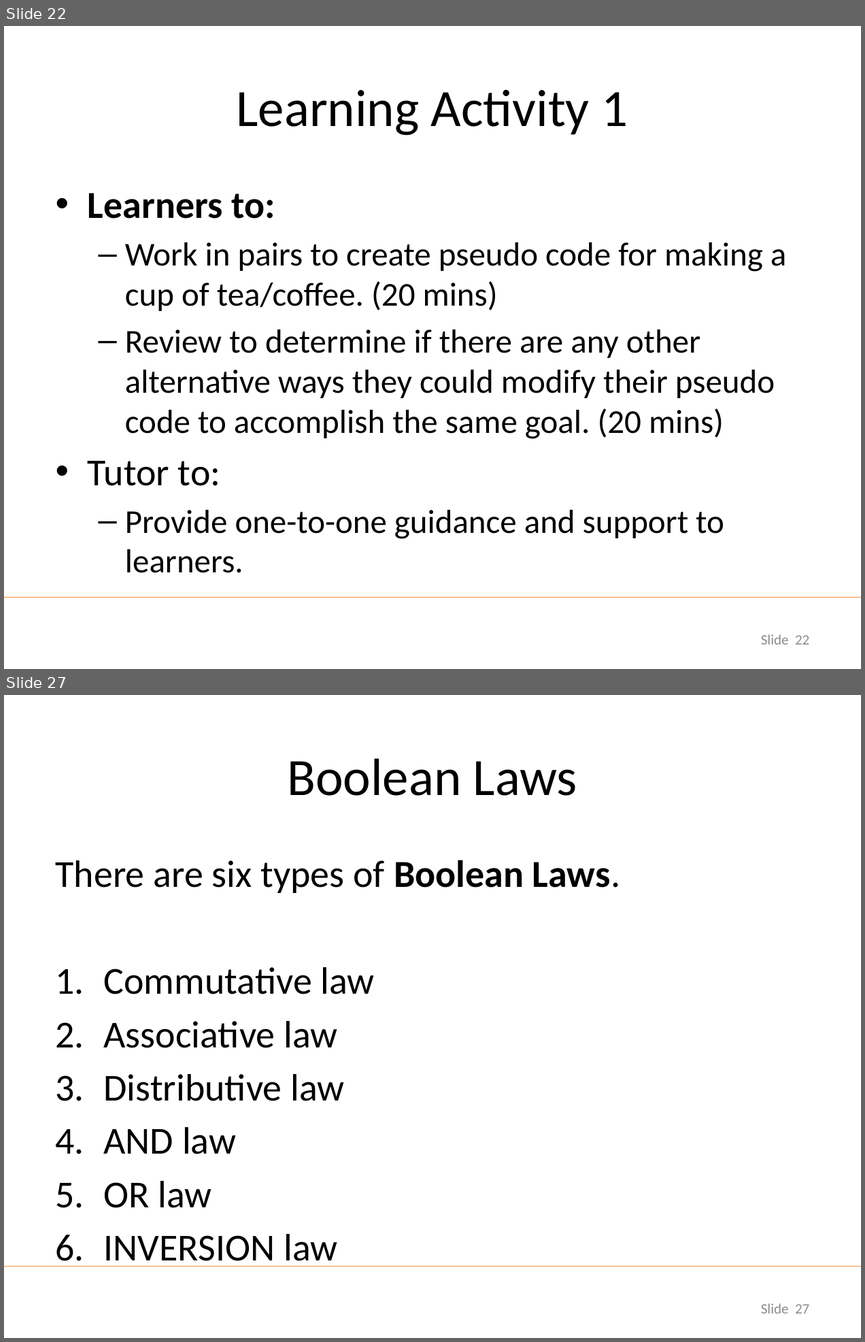
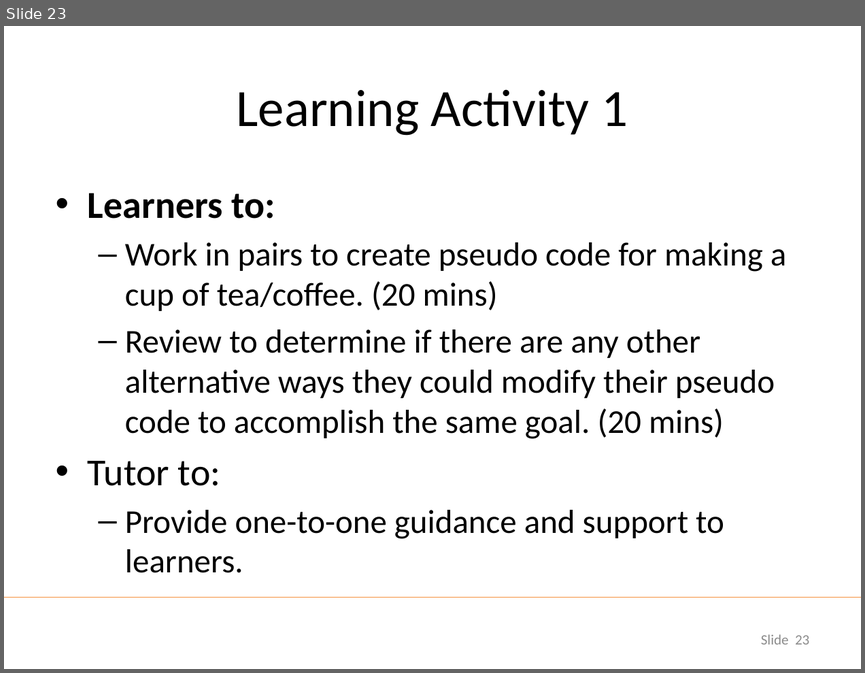
Before and after one commit to udohsolomon/lecture_slide_programming, a slide deck: week_1/Week 1 Day 1.pptx. Shown one above the other, each under a label of ours: slides 22 and 27 before the commit, slide 23 after it; the slides between them are not shown. The pictures are 865x1342 and 865x673 pixels, drawn with LibreOffice and Linux fonts; fonts in the diff are those of the drawing; background and template pictures are left out. Boxes give left, top, right and bottom in pixels: in the first picture for what was removed or moved away, otherwise in the second. Text is boxed around its words. In the diff, an @@ line names an element or a change of style, - is before the commit and + after.

```diff
--- a/week_1/Week 1 Day 1.pptx
+++ b/week_1/Week 1 Day 1.pptx
@@ slide 27 removed at (4, 695, 861, 1338), background picture (left out); not listed: 1 template element that a slide beside it also shows @@
@@ title removed at (287, 758, 577, 796) @@
-Boolean Laws
@@ text removed at (56, 860, 620, 1266) @@
-There are six types of Boolean Laws.
-1. Commutative law
-2. Associative law
-3. Distributive law
-4. AND law
-5. OR law
-6. INVERSION law
@@ page number removed at (761, 1303, 809, 1313) @@
-Slide 27
@@ what was slide 22 is now slide 23 @@
@@ page number at (761, 634, 809, 644): text changed @@
-Slide 22
+Slide 23
```
Also in this commit, not shown: 2 slides added, 13 other slides removed.
